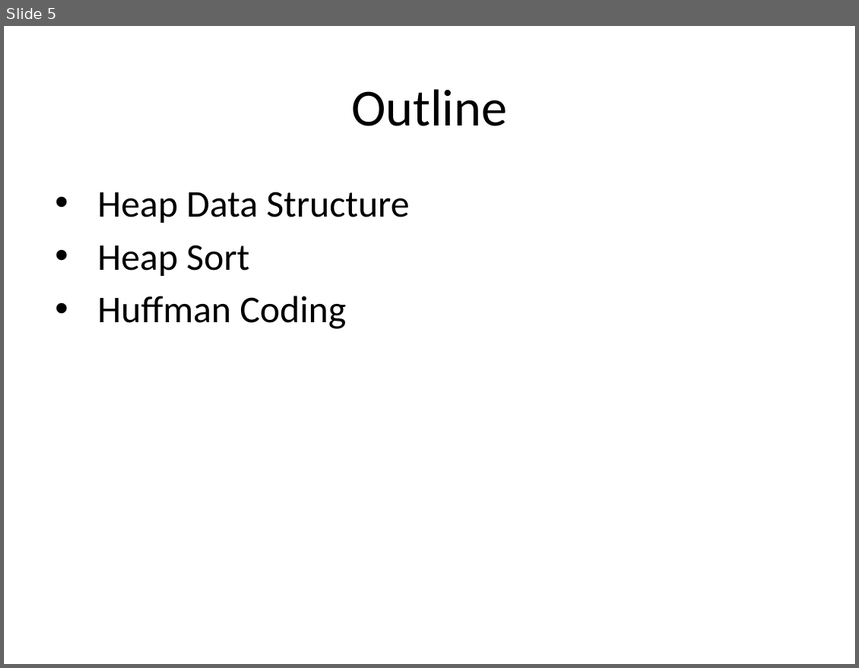
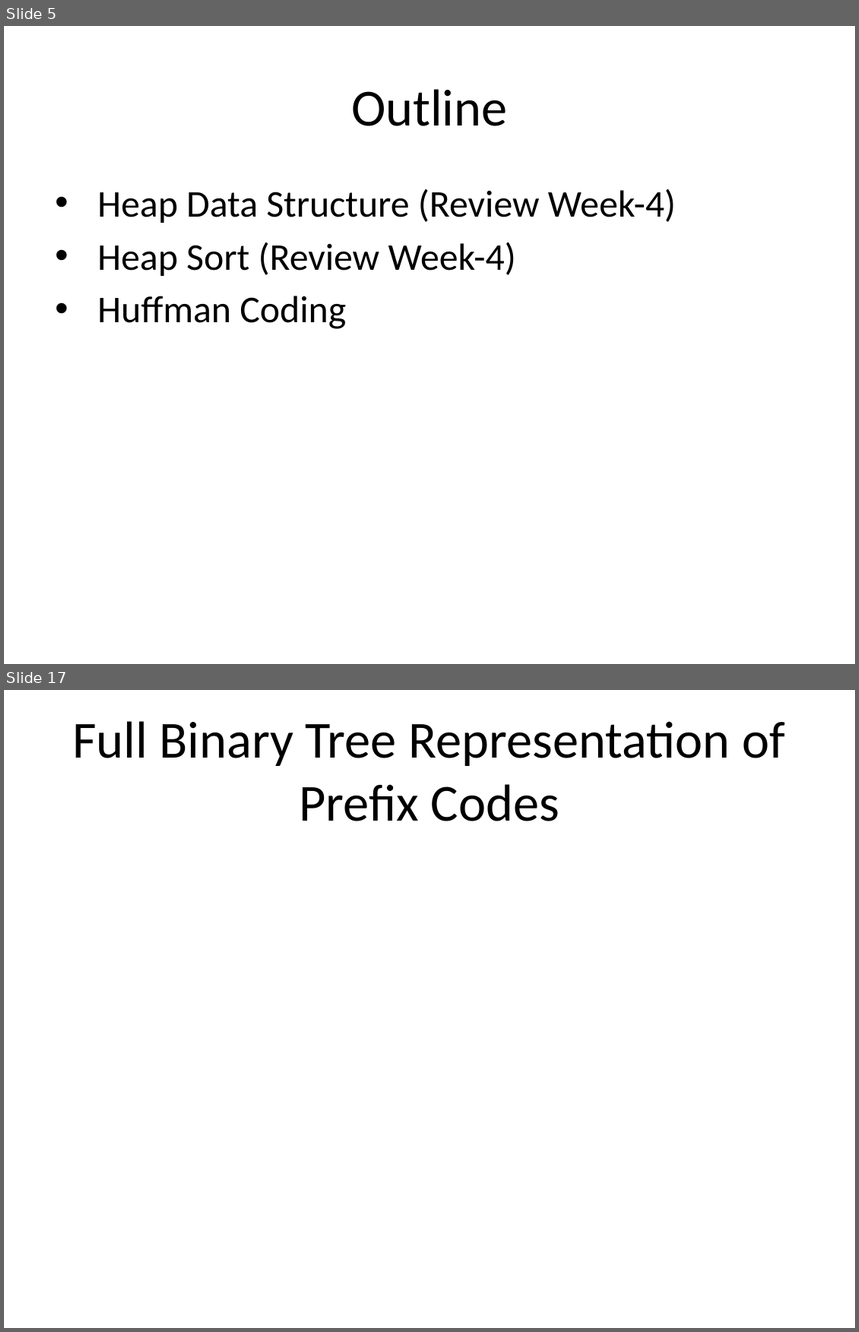
Before and after one commit to ucoruh/ce100-algorithms-and-programming-II, a slide deck: docs/week-9/ce100-week-9-huffman.en.md_word.pptx. Shown one above the other, each under a label of ours: slide 5 before the commit, slides 5 and 17 after it; the slides between them are not shown. The pictures are 859x668 and 859x1332 pixels, drawn with LibreOffice and Linux fonts; fonts in the diff are those of the drawing. Boxes give left, top, right and bottom in pixels: in the first picture for what was removed or moved away, otherwise in the second. Text is boxed around its words. In the diff, an @@ line names an element or a change of style, - is before the commit and + after.

```diff
--- a/docs/week-9/ce100-week-9-huffman.en.md_word.pptx
+++ b/docs/week-9/ce100-week-9-huffman.en.md_word.pptx
@@ slide 17 added at box(4, 690, 855, 1328), background #FFFFFF @@
@@ title added at box(72, 721, 785, 821), 44 pt, text #000000 @@
+Full Binary Tree Representation of Prefix Codes
@@ slide 5 changed as well @@
@@ text at box(97, 189, 676, 276): text changed @@
-• Heap Data Structure
-• Heap Sort
+• Heap Data Structure (Review Week-4)
+• Heap Sort (Review Week-4)
```
Also in this commit, not shown: 46 other slides added, 1 slide removed, 29 other files.
